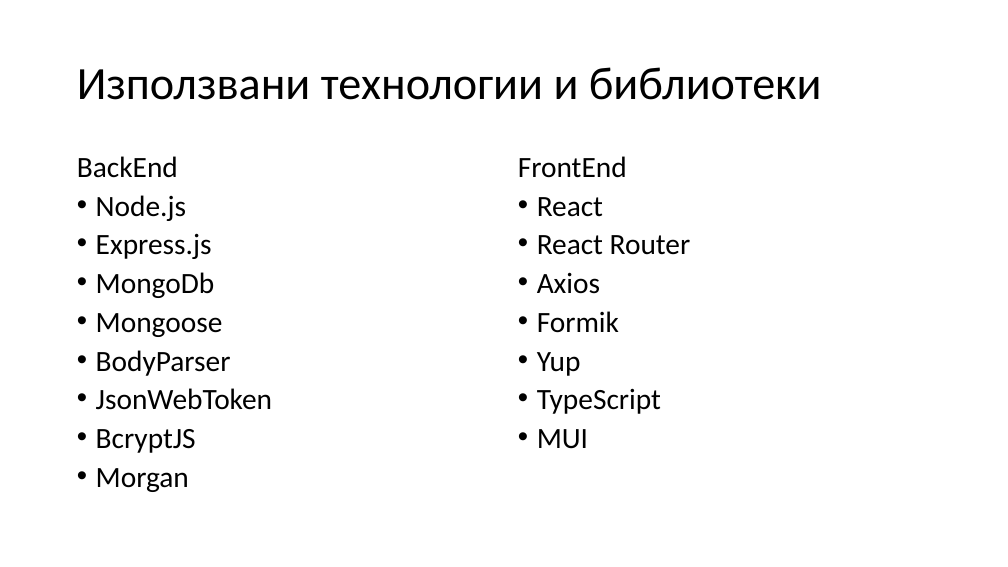
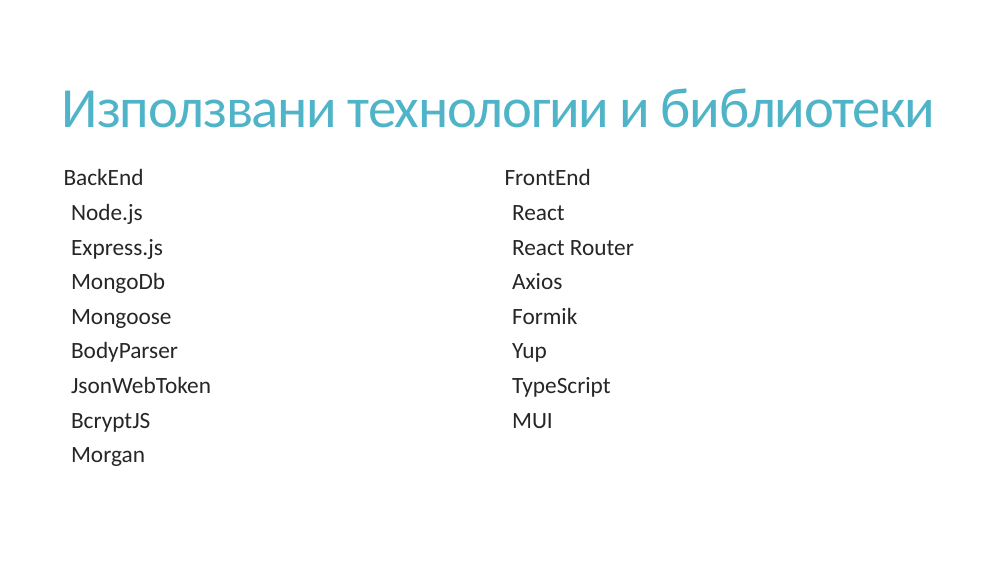
Before and after one commit to ivanovx/FMI-KitchenApp, a slide deck: slide 3 of project/docs/Presentation.pptx. Drawn at 1008x567 pixels with LibreOffice and Linux fonts; fonts in the diff are those of the drawing. Boxes give left, top, right and bottom in pixels: in the first picture for what was removed or moved away, otherwise in the second. Text is boxed around its words. In the diff, an @@ line names an element or a change of style, - is before the commit and + after.

```diff
--- a/project/docs/Presentation.pptx
+++ b/project/docs/Presentation.pptx
@@ title "Използвани технологии и библиотеки": place and size @@
-title "Използвани технологии и библиотеки" at box(77, 67, 822, 100)
+title "Използвани технологии и библиотеки" at box(62, 88, 935, 128)
@@ title "Използвани технологии и библиотеки" at box(62, 88, 935, 128): size 44 to 54 pt, text colour #000000 to #50B4C8, letter spacing 0 to -1.2 pt; line spacing 0.9 to 0.85 @@
@@ text "BackEnd": place and size @@
-text "BackEnd" at box(77, 156, 272, 492)
+text "BackEnd" at box(64, 168, 211, 466)
@@ text "BackEnd" at box(64, 168, 211, 466): size 28 to 22.2 pt, text colour #000000 to #262626; line spacing 0.8 to 0.75; more space between paragraphs; bullet • to   @@
@@ text "FrontEnd" at box(505, 168, 634, 428): size 28 to 22.2 pt, text colour #000000 to #262626; line spacing 0.8 to 0.75; more space between paragraphs; bullet • to   @@
@@ text "FrontEnd": place and size @@
-text "FrontEnd" at box(518, 156, 691, 449)
+text "FrontEnd" at box(505, 168, 634, 428)
```
Also in this commit, not shown: 6 other slides changed, 2 other files.
